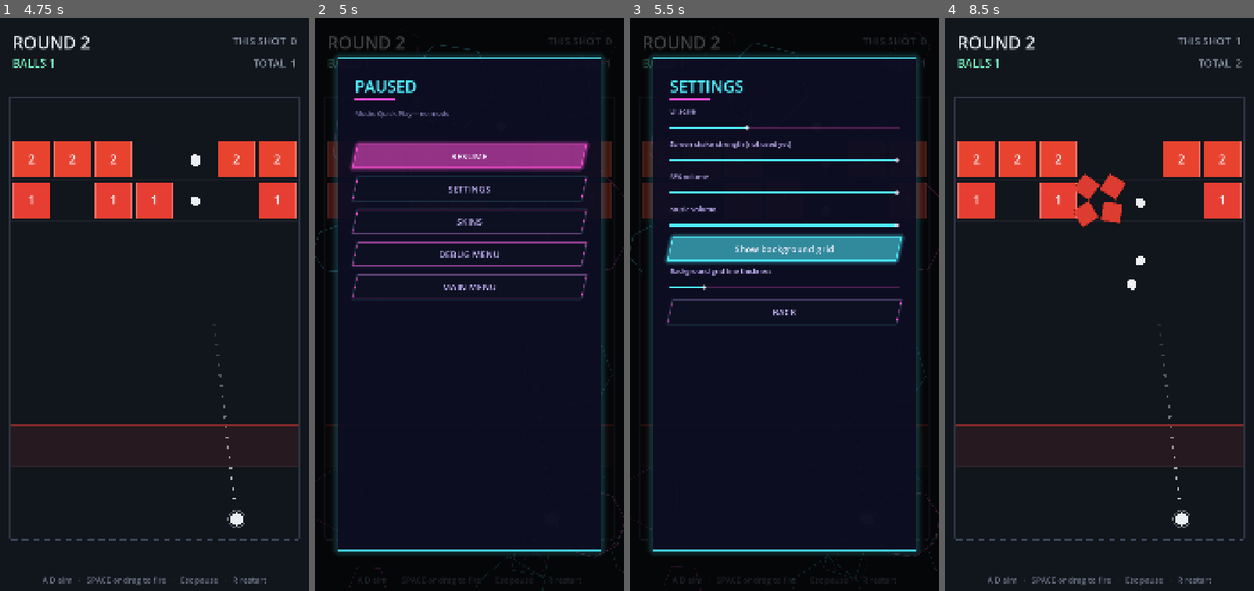
Above: before the commit, frames 1-4 (left to right).
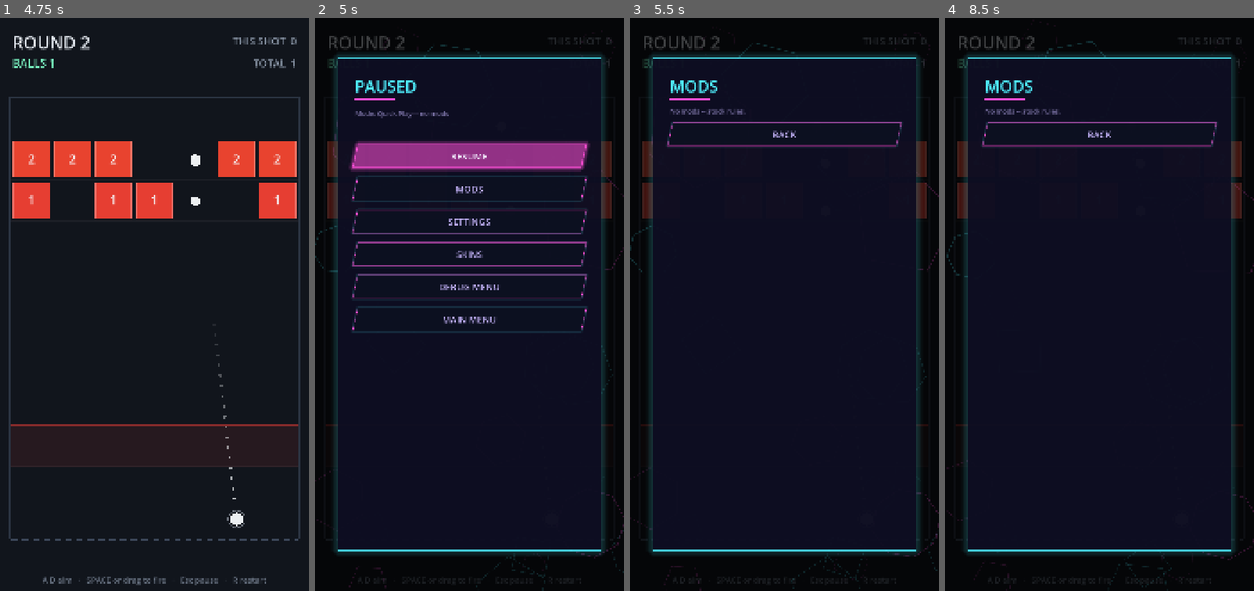
Above: after the commit, the same moments.

Repository: Sovereign-Axe-Studios/Sovereign-Ballgame
Game: Godot game, scene res://scenes/main_menu.tscn
Two runs of this game, one before a commit and one after it. Both use one fixed random seed, a clock stepped at 60 frames per second and the inputs below.
Inputs (mouse positions are in pixels of both pictures, inside the frame that each line leads up to):
- Up to frame 1 (4.75 s): click "QUICK PLAY" at 0.5 s; tap Enter at 1.25 s; move the mouse to (222, 275) at 1.27 s; hold Right (debug_right) 1.28-2 s; tap A (aim_left) at 1.35 s; click (222, 275) at 1.42 s; drag from (92, 333) to (194, 161) at 2.02 s; move the mouse to (185, 178) at 2.77 s; hold Right (debug_right) 2.78-3.5 s; tap Space (fire) at 2.85 s; click (185, 178) at 2.92 s; drag from (139, 419) to (194, 161) at 3.52 s; move the mouse to (247, 390) at 4.27 s; hold Left (debug_left) from 4.28 s (still down); tap D (aim_right) at 4.35 s; click (247, 390) at 4.42 s
- Up to frame 2 (5 s): keep holding Left (debug_left); tap Escape (pause) at 4.9 s
- Up to frame 3 (5.5 s): release Left (debug_left) at 5 s; click (784, 189) at 5 s, where only the run after the commit has a clickable "MODS"
- Up to frame 4 (8.5 s): drag from (1006, 218) to (1053, 161) at 5.77 s; move the mouse to (1114, 304) at 6.52 s; hold Down (debug_down) 6.53-7.25 s; tap A (aim_left) at 6.6 s; click (1114, 304) at 6.67 s; drag from (1053, 161) to (1037, 333) at 7.27 s; move the mouse to (1167, 275) at 8.02 s; hold Up (debug_up) from 8.03 s (still down); tap Space (fire) at 8.1 s; click (1167, 275) at 8.17 s

Frame 1 is identical in both runs. In frame 2, 1.3% of the frame differs, in the area x 12-88%, y 29-55%; in frame 3, 7.5%; in frame 4, 19%, in the area x 0-100%, y 3-99%.

Commit message:
feat(pause): Mods page showing the run's mods, with hover details
A MODS button on the pause menu opens the run's installed mods as tiles.

Hovering one animates its icon and shows its category, description, live status (e.g. LIVES 2) and a larger sketch in a detail card. Read-only, and
rebuilt each time the menu opens so status lines are current.

Diff:
--- /dev/null
+++ b/game/scripts/ui/active_mods_panel.gd
@@ -0,0 +1,124 @@
+class_name ActiveModsPanel
+extends VBoxContainer
+## The pause menu's Mods page body: the run's installed mods as tiles, with a
+## detail card below. Hovering a tile animates its icon and shows that mod in
+## the card -- name, category, description, its live status line (e.g.
+## "LIVES 2") and a larger looping sketch. The card rests on the first mod.
+##
+## Read-only: a run's mods can't change mid-run. `show_mods()` rebuilds the
+## tiles from the live mod instances each time the page opens (the pause menu
+## is built before Game installs them, and status lines change as you play).
+
+const TILE_SIZE := Vector2(170.0, 190.0)
+const ICON_SIZE := 120.0
+const DETAIL_ICON := 220.0
+
+var _rules: GameRules
+var _tiles: HFlowContainer
+var _empty: Label
+var _detail: PanelContainer
+var _detail_icon: ModPreviewIcon
+var _detail_category: Label
+var _detail_name: Label
+var _detail_desc: Label
+var _detail_status: Label
+
+func _init() -> void:
+	add_theme_constant_override("separation", 24)
+	size_flags_horizontal = Control.SIZE_EXPAND_FILL
+
+	_empty = NeonUI.label("No mods -- stock rules.", NeonUI.LABEL_FONT, NeonUI.TEXT_DIM)
+	add_child(_empty)
+
+	_tiles = HFlowContainer.new()
+	_tiles.add_theme_constant_override("h_separation", 16)
+	_tiles.add_theme_constant_override("v_separation", 16)
+	add_child(_tiles)
+
+	_detail = PanelContainer.new()
+	var style := NeonUI.panel_style()
+	style.set_content_margin_all(24.0)
+	_detail.add_theme_stylebox_override("panel", style)
+	add_child(_detail)
+	var row := HBoxContainer.new()
+	row.add_theme_constant_override("separation", 24)
+	_detail.add_child(row)
+	_detail_icon = ModPreviewIcon.new()
+	_detail_icon.custom_minimum_size = Vector2.ONE * DETAIL_ICON
+	_detail_icon.size_flags_vertical = Control.SIZE_SHRINK_BEGIN
+	row.add_child(_detail_icon)
+	var text := VBoxContainer.new()
+	text.add_theme_constant_override("separation", 10)
+	text.size_flags_horizontal = Control.SIZE_EXPAND_FILL
+	row.add_child(text)
+	_detail_category = NeonUI.label("", 22, NeonUI.TEXT_DIM)
+	text.add_child(_detail_category)
+	_detail_name = NeonUI.label("", 40, NeonUI.CYAN)
+	text.add_child(_detail_name)
+	_detail_desc = NeonUI.label("", 26, NeonUI.TEXT)
+	text.add_child(_detail_desc)
+	_detail_status = NeonUI.label("", 28, NeonUI.MAGENTA)
+	text.add_child(_detail_status)
+
+## Rebuild from `rules`' installed mods.
+func show_mods(rules: GameRules) -> void:
+	_rules = rules
+	for child in _tiles.get_children():
+		child.queue_free()
+	var mods := rules.active_mods()
+	_empty.visible = mods.is_empty()
+	_tiles.visible = not mods.is_empty()
+	_detail.visible = not mods.is_empty()
+	for mod in mods:
+		_tiles.add_child(_tile(mod))
+	if not mods.is_empty():
+		_show_detail(mods[0])
+
+func _tile(mod: GameMod) -> Control:
+	var tile := PanelContainer.new()
+	tile.custom_minimum_size = TILE_SIZE
+	tile.mouse_filter = Control.MOUSE_FILTER_STOP
+	tile.tooltip_text = mod.description
+	var normal := NeonUI.box(false, NeonUI.CYAN, 0.0)
+	normal.set_content_margin_all(10.0)
+	var lit := NeonUI.box(true, NeonUI.CYAN, 0.0)
+	lit.set_content_margin_all(10.0)
+	tile.add_theme_stylebox_override("panel", normal)
+
+	var col := VBoxContainer.new()
+	col.add_theme_constant_override("separation", 6)
+	col.mouse_filter = Control.MOUSE_FILTER_IGNORE
+	tile.add_child(col)
+	var icon := ModPreviewIcon.new(mod)
+	icon.custom_minimum_size = Vector2.ONE * ICON_SIZE
+	icon.size_flags_horizontal = Control.SIZE_SHRINK_CENTER
+	col.add_child(icon)
+	var name_label := NeonUI.label(mod.display_name, 20, NeonUI.TEXT)
+	name_label.horizontal_alignment = HORIZONTAL_ALIGNMENT_CENTER
+	name_label.autowrap_mode = TextServer.AUTOWRAP_OFF
+	name_label.clip_text = true
+	name_label.mouse_filter = Control.MOUSE_FILTER_IGNORE
+	col.add_child(name_label)
+	var cat := NeonUI.label(GameMod.category_name(mod.category), 16, NeonUI.TEXT_SOFT)
+	cat.horizontal_alignment = HORIZONTAL_ALIGNMENT_CENTER
+	cat.mouse_filter = Control.MOUSE_FILTER_IGNORE
+	col.add_child(cat)
+
+	tile.mouse_entered.connect(func() -> void:
+		icon.playing = true
+		tile.add_theme_stylebox_override("panel", lit)
+		_show_detail(mod))
+	tile.mouse_exited.connect(func() -> void:
+		icon.playing = false
+		tile.add_theme_stylebox_override("panel", normal))
+	return tile
+
+func _show_detail(mod: GameMod) -> void:
+	_detail_icon.mod = mod
+	_detail_icon.playing = true
+	_detail_category.text = GameMod.category_name(mod.category).to_upper()
+	_detail_name.text = mod.display_name
+	_detail_desc.text = mod.description
+	var status := mod.status_text(_rules) if _rules != null else ""
+	_detail_status.text = status
+	_detail_status.visible = status != ""
--- a/game/scripts/ui/pause_menu.gd
+++ b/game/scripts/ui/pause_menu.gd
@@ -19,6 +19,8 @@
 var _settings_page: Control
 var _debug_page: Control
 var _skins_page: Control
+var _mods_page: Control
+var _active_mods: ActiveModsPanel
 var _current_page: Control
 
 var _mode_label: Label
@@ -77,11 +79,12 @@
 
 func _show_page(page: Control) -> void:
 	_current_page = page
-	for p: Control in [_root_page, _settings_page, _debug_page, _skins_page]:
+	for p: Control in [_root_page, _settings_page, _debug_page, _skins_page, _mods_page]:
 		p.visible = p == page
 
 func _sync_fields() -> void:
 	_mode_label.text = _mode_summary()
+	_active_mods.show_mods(_game.rules)
 	_debug_toggle.set_pressed_no_signal(Debug.enabled)
 	_debug_explainer.visible = Debug.enabled
 	_invincible_toggle.set_pressed_no_signal(Debug.invincible)
@@ -128,7 +131,8 @@
 	_settings_page = _page(_build_settings_page)
 	_debug_page = _page(_build_debug_page)
 	_skins_page = _page(_build_skins_page)
-	for p in [_root_page, _settings_page, _debug_page, _skins_page]:
+	_mods_page = _page(_build_mods_page)
+	for p in [_root_page, _settings_page, _debug_page, _skins_page, _mods_page]:
 		stack.add_child(p)
 
 ## A NeonUI page whose column `build` fills.
@@ -147,6 +151,7 @@
 	var resume_btn := NeonUI.button("RESUME", true)
 	resume_btn.pressed.connect(close)
 	col.add_child(resume_btn)
+	col.add_child(_nav_button("MODS", func() -> Control: return _mods_page))
 	col.add_child(_nav_button("SETTINGS", func() -> Control: return _settings_page))
 	col.add_child(_nav_button("SKINS", func() -> Control: return _skins_page))
 	col.add_child(_nav_button("DEBUG MENU", func() -> Control: return _debug_page))
@@ -160,6 +165,14 @@
 func _build_settings_page(col: VBoxContainer) -> void:
 	col.add_child(NeonUI.header("Settings"))
 	col.add_child(SettingsPanel.new())
+	col.add_child(_back_button())
+
+## The run's mods, hover for details. Filled on open (see _sync_fields):
+## this menu is built before Game installs them.
+func _build_mods_page(col: VBoxContainer) -> void:
+	col.add_child(NeonUI.header("Mods"))
+	_active_mods = ActiveModsPanel.new()
+	col.add_child(_active_mods)
 	col.add_child(_back_button())
 
 func _build_skins_page(col: VBoxContainer) -> void:
Not shown, added: game/scripts/ui/active_mods_panel.gd.uid
Not shown, changed: game/docs/HANDOFF.md
